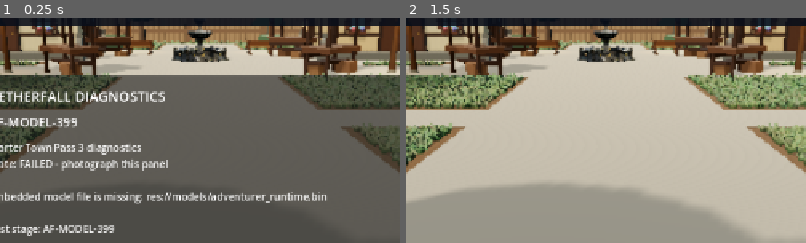
Above: before the commit, frames 1-2 (left to right).
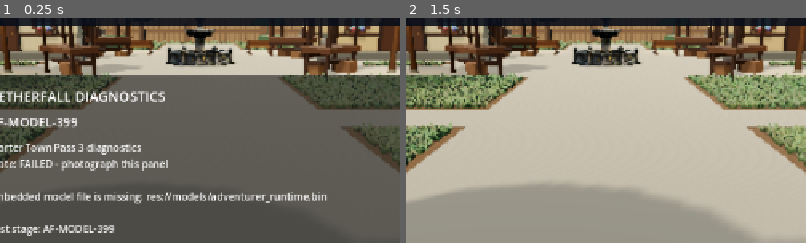
Above: after the commit, the same moments.

Repository: demetrecerrone-star/Aetherfall
Game: Godot game, scene res://starter_town.tscn
Same seed, same stepped clock (60 frames per second), same inputs: the game is played once before the commit and once after it.
Inputs:
- Up to frame 1 (0.25 s): no input
- Up to frame 2 (1.5 s): click "ERROR AF-MODEL-399" at 0.5 s; click "POSE: RELAX" at 1.25 s
The pictures show only the part of the screen within x 25-75%, y 17-67%; the shares and areas given below are measured in that part.

The runs differ from the first frame. In frame 1, 1.4% of the frame differs, in the area x 41-59%, y 3-22%; in frame 2, 1.4%.

Commit message:
Center genuine town fountain between stall rows and enlarge 11 percent while preserving curved collisions

Diff:
--- a/cleanroom/starter_town.gd
+++ b/cleanroom/starter_town.gd
@@ -7,6 +7,10 @@
 # Runtime .bin holds the same optimized GLB bytes and is explicitly
 # bundled in the Android export (Godot does not reliably preload raw .glb).
 const FOUNTAIN_RUNTIME_PATH := "res://models/fountain/MedievalFountain.bin"
+# Midpoint between market stall rows (z=-6.10 and z=+2.45), x=0.
+const FOUNTAIN_CENTER := Vector2(0.0, -1.825)
+const FOUNTAIN_SCALE := 3.55 # +10.9% from approved Pass 9 size
+const FOUNTAIN_BASIN_RADIUS := 1.79
 const RoadNetwork = preload("res://road_network.gd")
 const MountainValley = preload("res://mountain_valley.gd")
 const ZoneTransfer = preload("res://zone_transfer.gd")
@@ -1118,22 +1122,26 @@
         return
     var fountain := Node3D.new()
     fountain.name = "TownFountain"
-    fountain.position = Vector3(0.0, RoadNetwork.COBBLE_HEIGHT, -4.0)
+    fountain.position = Vector3(FOUNTAIN_CENTER.x, RoadNetwork.COBBLE_HEIGHT, FOUNTAIN_CENTER.y)
     add_child(fountain)
     fountain_mesh.name = "ImportedMedievalFountain"
-    fountain_mesh.scale = Vector3.ONE * 3.2
+    fountain_mesh.scale = Vector3.ONE * FOUNTAIN_SCALE
     fountain.add_child(fountain_mesh)
 
-    # The water basin is about 3.14m across and 2.55m tall. Keep the
-    # surrounding market-square loop open for both player and camera.
-    _add_circle_blocker(Vector2(0.0, -4.0), 1.60, PLAYER_WORLD_RADIUS + 0.04)
-    _add_camera_cylinder(Vector3(0.0, 1.34, -4.0), 1.60, 2.56)
+    # User-approved fountain made about 11% larger and centered precisely
+    # between the two rows of market stalls. Preserve circular collision
+    # rather than extending a rectangular no-walk barrier through the plaza.
+    _add_circle_blocker(FOUNTAIN_CENTER, FOUNTAIN_BASIN_RADIUS, PLAYER_WORLD_RADIUS + 0.04)
+    _add_camera_cylinder(Vector3(FOUNTAIN_CENTER.x, 1.49, FOUNTAIN_CENTER.y),
+        FOUNTAIN_BASIN_RADIUS, 2.84)
     fountain.set_meta("fountain_asset", FOUNTAIN_RUNTIME_PATH)
     fountain.set_meta("fountain_imported", true)
-    fountain.set_meta("fountain_visual_scale", 3.2)
+    fountain.set_meta("fountain_visual_scale", FOUNTAIN_SCALE)
     fountain.set_meta("fountain_source_triangles", 11226)
-    fountain.set_meta("fountain_player_blocker_radius", 1.60 + PLAYER_WORLD_RADIUS + 0.04)
-    fountain.set_meta("fountain_basin_width_m", 3.14)
+    fountain.set_meta("fountain_player_blocker_radius", FOUNTAIN_BASIN_RADIUS + PLAYER_WORLD_RADIUS + 0.04)
+    fountain.set_meta("fountain_basin_width_m", 3.14 * FOUNTAIN_SCALE / 3.2)
+    fountain.set_meta("fountain_centered_between_stalls", true)
+    fountain.set_meta("fountain_midpoint_stalls_z", (-6.1 + 2.45) * 0.5)
 
 
 func _add_market_stall(position: Vector3, awning: Color, yaw: float) -> void:
